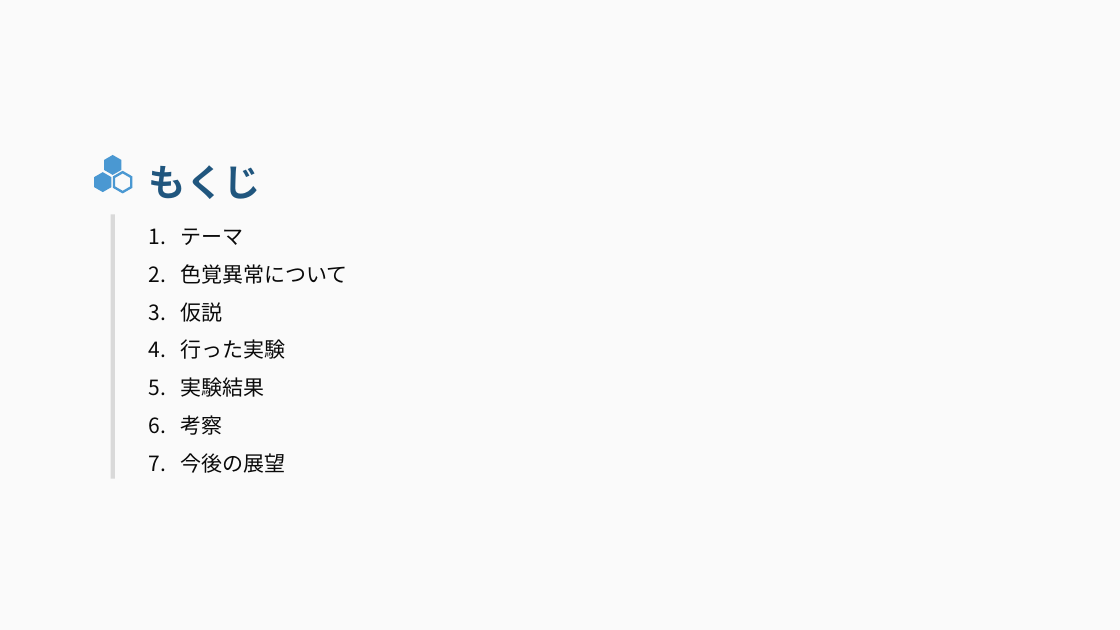
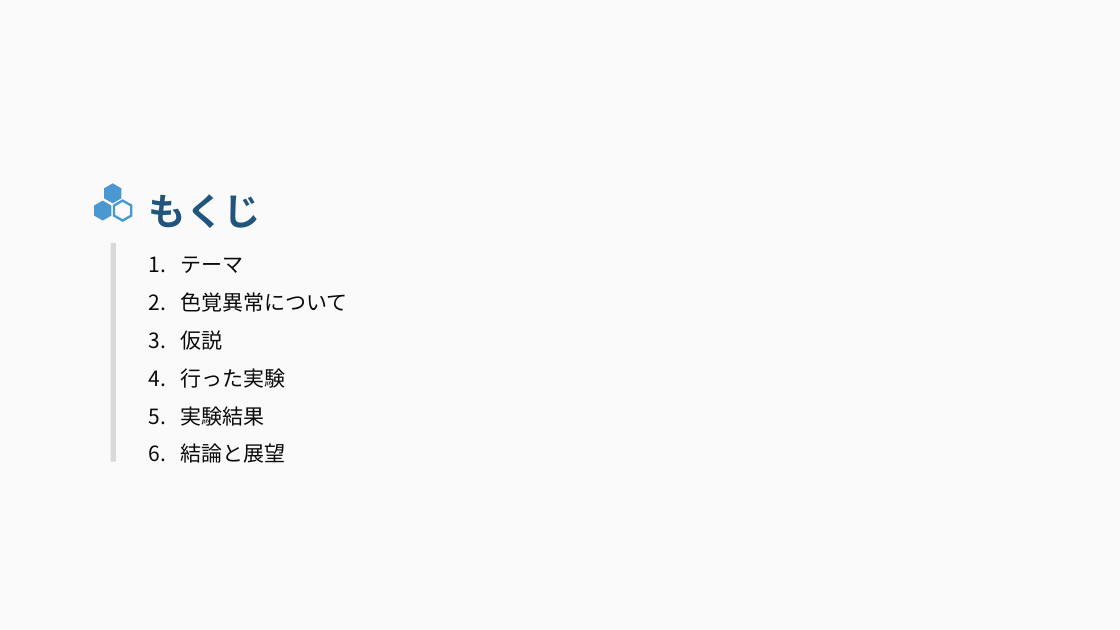
Before and after one commit to nearfactory/Soutan, a slide deck: slide 3 of 18 2G23寺田侑史 視覚とWebデザ_v2.pptx. Drawn at 1120x630 pixels with LibreOffice and Linux fonts; fonts in the diff are those of the drawing. Boxes give left, top, right and bottom in pixels: in the first picture for what was removed or moved away, otherwise in the second. Text is boxed around its words. In the diff, an @@ line names an element or a change of style, - is before the commit and + after.

```diff
--- a/18 2G23寺田侑史 視覚とWebデザ_v2.pptx
+++ b/18 2G23寺田侑史 視覚とWebデザ_v2.pptx
@@ text "もくじ": place and size @@
-text "もくじ" at bbox=[149, 165, 261, 199]
+text "もくじ" at bbox=[149, 194, 261, 228]
@@ freeform shape: place and size @@
-freeform shape at bbox=[95, 173, 112, 193]
+freeform shape at bbox=[95, 200, 112, 221]
@@ freeform shape: place and size @@
-freeform shape at bbox=[99, 152, 126, 178]
+freeform shape at bbox=[99, 181, 126, 206]
@@ freeform shape: place and size @@
-freeform shape at bbox=[114, 173, 131, 193]
+freeform shape at bbox=[114, 200, 131, 221]
@@ text "テーマ": place and size @@
-text "テーマ" at bbox=[180, 228, 347, 473]
+text "テーマ" at bbox=[180, 256, 347, 463]
@@ rectangle: place and size @@
-rectangle at bbox=[111, 214, 115, 478]
+rectangle at bbox=[111, 243, 116, 462]
@@ text at bbox=[180, 443, 285, 463]: text changed @@
-6. 考察
-7. 今後の展望
+6. 結論と展望
```
Also in this commit, not shown: 4 other slides changed, 3 slides added, 1 slide removed.
